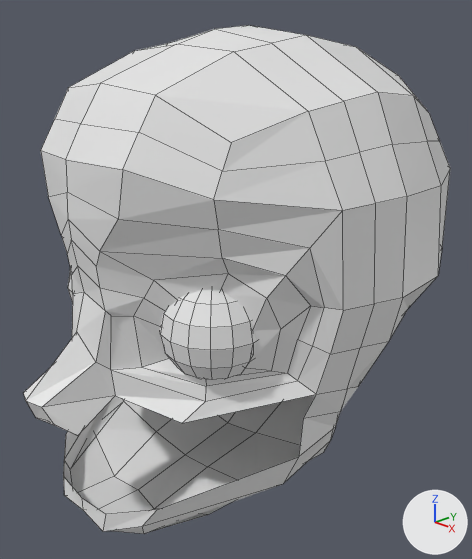
Two versions of the Blender file Blender Files/Character/CharacterHeadMouth.blend, one commit apart.
One viewpoint serves both versions: a 50 mm lens placed at (0.475, -0.461, 1.552), pointed at (0.006, -0.021, 1.322). The lights are fixed; the arrows at lower right show +X, +Y and +Z. Mesh edges are drawn as thin lines.

Objects in the first picture: 'RightEye', 'Roundcube'.
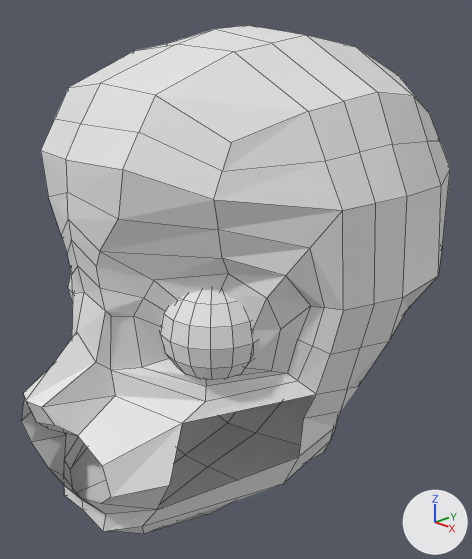
Changed parts and their boxes (x1, y1, x2, y2) in the pictures (472 x 559 px):
```json
{"object": "Roundcube", "change": "reshaped", "before": [24, 25, 450, 534], "after": [22, 25, 450, 534]}
{"part": 1, "of": "me_roundcube", "change": "built on", "before": [26, 401, 106, 531], "after": [22, 396, 182, 531]}
```

Scene script edits in JSON lines:
```json
{"block": "me_roundcube", "where": "me_roundcube.from_pydata(...)  # 160 vertices, 135 faces; spans x 0.0..0.84, y -1.14..1.02, z -1.02..0.94"}
{"block": "me_roundcube", "where": "# used by ob_roundcube; location = (0.0, 0.0, 1.356); scale = (0.227, 0.227, 0.227)"}
{"block": "me_roundcube", "where": "# verts and faces of me_roundcube; kept vertices keep their numbers, new ones are numbered from 160"}
{"block": "me_roundcube", "where": "# before: 12 (0.0, -1.06, -0.5), 13 (0.15, -1.02, -0.51) at pixel (77, 435), 18 (0.35, -0.82, -0.84) at pixel (157, 509), 31 (0.17, -0.94, -0.9) at pixel (105, 514), 32 (0.0, -0.95, -0.91) at pixel (81, 497)"}
{"block": "me_roundcube", "where": "# before: 58 (0.13, -0.83, -0.42) at pixel (115, 395), 61 (0.4, -0.72, -0.47) at pixel (182, 423), 148 (0.0, -1.11, -0.46) at pixel (35, 417)"}
{"block": "me_roundcube", "change": "me_roundcube part 1"}
{"op": "add", "block": "me_roundcube", "code": "verts[12] = (0.0, -1.06, -0.53)  # moved, pixel (48, 428)"}
{"op": "add", "block": "me_roundcube", "code": "verts[32] = (0.0, -0.95, -0.92)  # moved, pixel (81, 499)"}
{"op": "add", "block": "me_roundcube", "code": "verts[148] = (0.0, -1.11, -0.48)  # moved, pixel (36, 422)"}
{"op": "add", "block": "me_roundcube", "code": "verts[160] = (0.31, -1.02, -0.56)  # pixel (102, 466)"}
{"op": "add", "block": "me_roundcube", "code": "verts[161] = (0.35, -1.02, -0.68)  # pixel (110, 497)"}
{"op": "add", "block": "me_roundcube", "code": "verts[162] = (0.46, -0.83, -0.66)  # pixel (169, 485)"}
{"op": "add", "block": "me_roundcube", "code": "verts[163] = (0.28, -1.02, -0.75)  # pixel (100, 503)"}
{"op": "add", "block": "me_roundcube", "code": "verts[164] = (0.14, -1.02, -0.8)  # pixel (82, 498)"}
{"op": "add", "block": "me_roundcube", "code": "verts[165] = (0.0, -1.02, -0.82)  # pixel (65, 486)"}
{"op": "add", "block": "me_roundcube", "code": "faces += [(13, 160, 61, 58), (61, 160, 161, 162), (18, 162, 161, 163), (18, 163, 164, 31), (31, 164, 165, 32)]"}
```
